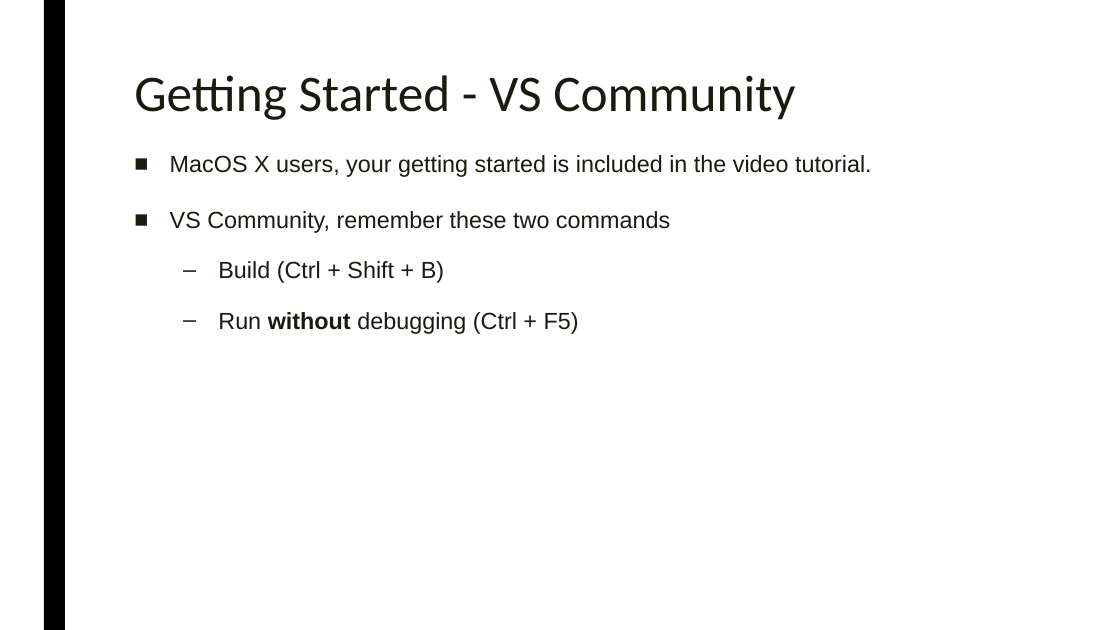
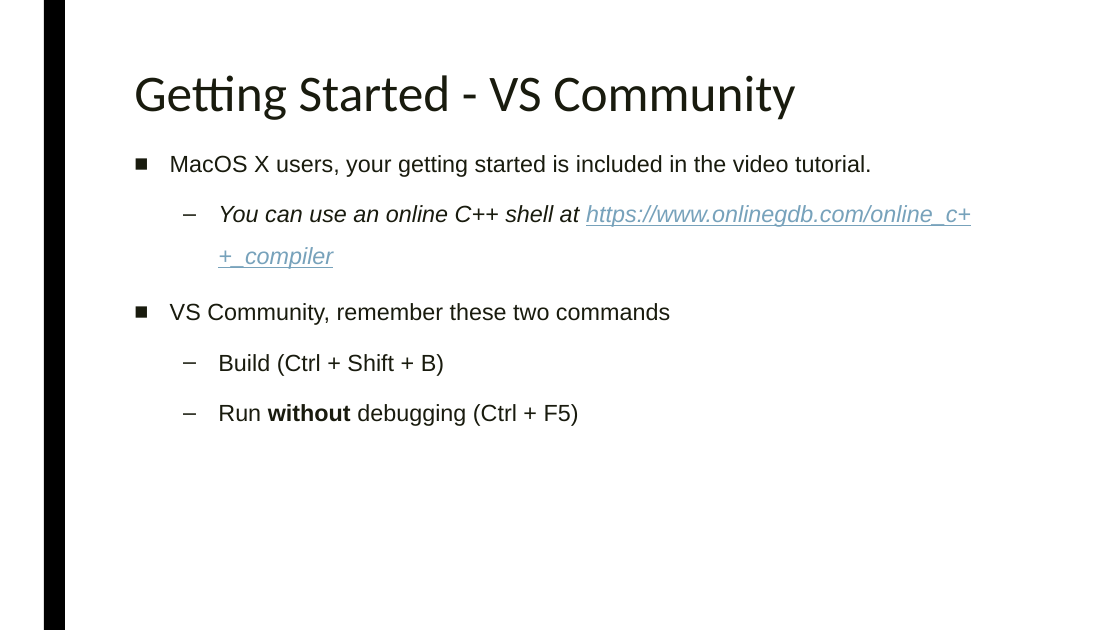
Before and after one commit to simeon9696/programmingworkshop, a slide deck: slide 8 of 2.) Introduction to C++/Introduction to C++.pptx. Drawn at 1120x630 pixels with LibreOffice and Linux fonts; fonts in the diff are those of the drawing. Boxes give left, top, right and bottom in pixels: in the first picture for what was removed or moved away, otherwise in the second. Text is boxed around its words. In the diff, an @@ line names an element or a change of style, - is before the commit and + after.

```diff
--- a/2.) Introduction to C++/Introduction to C++.pptx
+++ b/2.) Introduction to C++/Introduction to C++.pptx
@@ text at box(218, 205, 971, 269): paragraph added @@
+  – You can use an online C++ shell at https://www.onlinegdb.com/online_c++_compiler
```
Also in this commit, not shown: 4 other slides changed, 9 other files.
